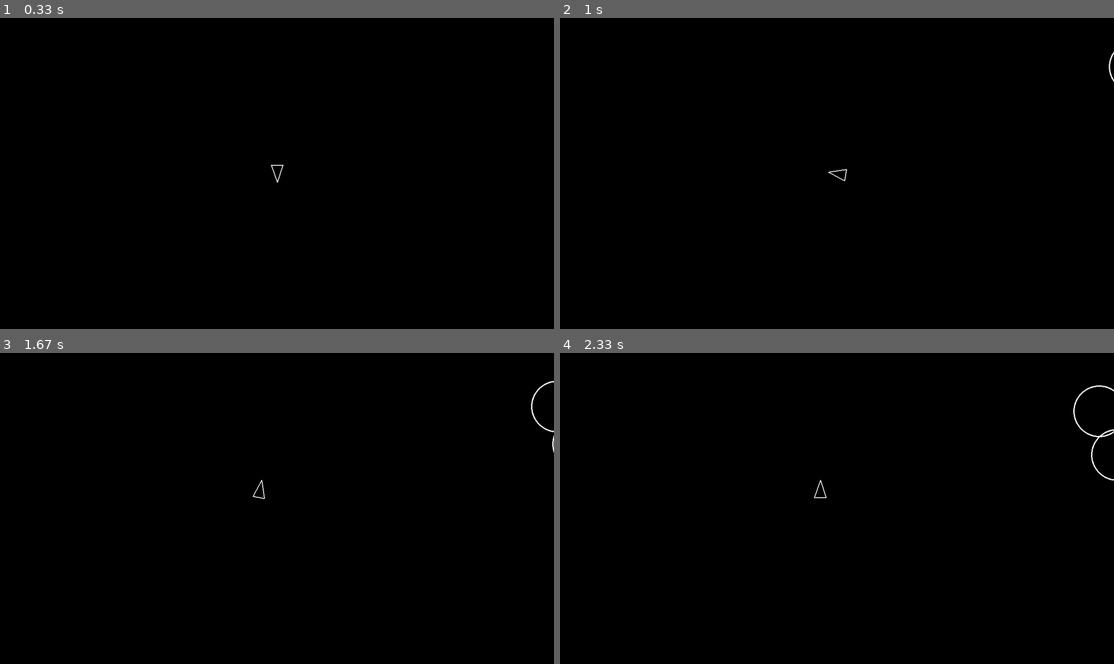
Above: before the commit, frames 1-4 (two rows, left to right).
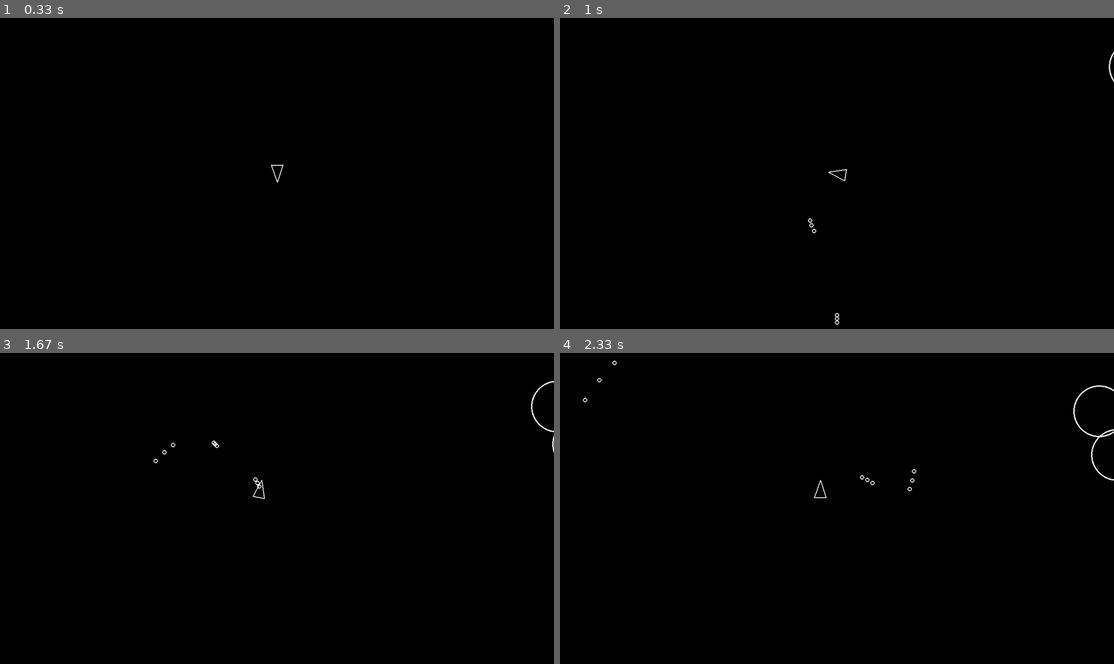
Above: after the commit, the same moments.

Repository: LaurelineP/Asteroids-PyGame---OOP-explorer
Game: pygame game, started from main.py
Same seed, same stepped clock (60 frames per second), same inputs: the game is played once before the commit and once after it.
Inputs:
- Up to frame 1 (0.33 s): no input
- Up to frame 2 (1 s): tap Space at 0.33, 0.73 s; hold Right from 0.67 s (still down)
- Up to frame 3 (1.67 s): tap Space at 1.03, 1.23, 1.57 s; release Right at 1.13 s; hold Up 1.17-1.47 s; hold Right from 1.5 s (still down)
- Up to frame 4 (2.33 s): tap Space at 1.87, 2.07 s; release Right at 1.97 s; hold Left from 2 s (still down)

Frame 1 is identical in both runs. In frame 2, less than 0.1% of the frame differs, in the area x 44-51%, y 64-99%; in frame 3, less than 0.1%; in frame 4, less than 0.1%, in the area x 4-65%, y 2-45%.

Commit message:
Shots - on press space - shooting x shot displayed and moving

Diff:
--- a/constants.py
+++ b/constants.py
@@ -11,3 +11,6 @@
 PLAYER_RADIUS = 20
 PLAYER_TURN_SPEED = 300
 PLAYER_SPEED = 200
+
+SHOT_RADIUS = 5
+PLAYER_SHOOT_SPEED = 500
--- a/main.py
+++ b/main.py
@@ -4,12 +4,10 @@
 from asteroidfield import AsteroidField
 from constants import *
 from player import Player
+from shot import Shot
 
 
 def main():
-    print("Starting asteroids!")
-    print("Screen width:", SCREEN_WIDTH)
-    print("Screen height:", SCREEN_HEIGHT)
     window = init_game()
     clock, dt = set_timer()
 
@@ -17,19 +15,24 @@
     drawables = pygame.sprite.Group()
     updatables = pygame.sprite.Group()
     asteroids = pygame.sprite.Group()
+    shots = pygame.sprite.Group()
 
-    # groups
+    # groups containers
     player_groups = (drawables, updatables)
     asteroid_groups = (asteroids, *player_groups)
+    shot_groups = (shots, *player_groups)
 
+    # instantiation and setup
     player = create_player(player_groups)
-    set_asteroids_containers(asteroid_groups)
+    set_element_containers(Asteroid, asteroid_groups)
+    set_element_containers(Shot, shot_groups)
     asteroid_field = create_asteroid_field(updatables)
 
     groups = {
         "drawables": drawables,
         "updatables": updatables,
-        "asteroids": asteroids
+        "asteroids": asteroids,
+        "shots": shots
     }
 
     setup_game_launch(window, clock, dt, player, groups)
@@ -48,7 +51,7 @@
             # short circuit if user quits - enable close window btn
             for event in pygame.event.get():
                 if event.type == pygame.QUIT:
-                    print("User quitted the game")
+                    print("User quitted the game.")
                     return
 
                     # change background color
@@ -87,16 +90,14 @@
     return clock, dt
 
 
+# ------------------------- INSTANCES WITH CONTAINERS ------------------------ #
+
 def create_player(containers):
     x = SCREEN_WIDTH / 2
     y = SCREEN_HEIGHT / 2
     Player.containers = containers
-    player = Player(x, y)
+    player = Player(x, y, PLAYER_RADIUS)
     return player
-
-
-def set_asteroids_containers(containers):
-    Asteroid.containers = containers
 
 
 def create_asteroid_field(containers):
@@ -104,6 +105,12 @@
     asteroid_field = AsteroidField()
     return asteroid_field
 
+# ------------------------- UPDATE GROUPS CONTAINERS ------------------------- #
+
+
+def set_element_containers(Element, containers):
+    Element.containers = containers
+
 
 if __name__ == "__main__":
     main()
--- a/player.py
+++ b/player.py
@@ -2,13 +2,13 @@
 
 from circleshape import CircleShape
 from constants import *
+from shot import Shot
 
 
 class Player(CircleShape):
-    def __init__(self, x: int, y: int):
-        super().__init__(x, y, PLAYER_RADIUS)
+    def __init__(self, x: int, y: int, radius: int):
+        super().__init__(x, y, radius)
         self.rotation = 0
-        # in the player class
 
     def triangle(self):
         forward = pygame.Vector2(0, 1).rotate(self.rotation)
@@ -37,6 +37,13 @@
         forward = pygame.Vector2(0, 1).rotate(self.rotation)
         self.position += forward * PLAYER_SPEED * dt
 
+    def shoot(self):
+        # new_shoot = Shot(*self.position, SHOT_RADIUS)
+        shot = Shot(self.position.x, self.position.y + 20, SHOT_RADIUS)
+        shot.velocity = pygame.Vector2(0, 1).rotate(
+            self.rotation
+        ) * PLAYER_SHOOT_SPEED
+
     def update(self, dt):
         keys = pygame.key.get_pressed()
 
@@ -51,3 +58,6 @@
 
         if keys[pygame.K_s] or keys[pygame.K_DOWN]:
             self.move(-dt)
+
+        if keys[pygame.K_SPACE]:
+            self.shoot()
--- /dev/null
+++ b/shot.py
@@ -0,0 +1,21 @@
+import pygame
+
+from circleshape import CircleShape
+from constants import *
+
+
+class Shot(CircleShape):
+    def __init__(self, x, y, radius):
+        super().__init__(x, y, radius)
+
+    def draw(self, screen):
+        pygame.draw.circle(
+            screen,
+            "white",
+            self.position,
+            self.radius,
+            2
+        )
+
+    def update(self, dt):
+        self.position += self.velocity * dt
